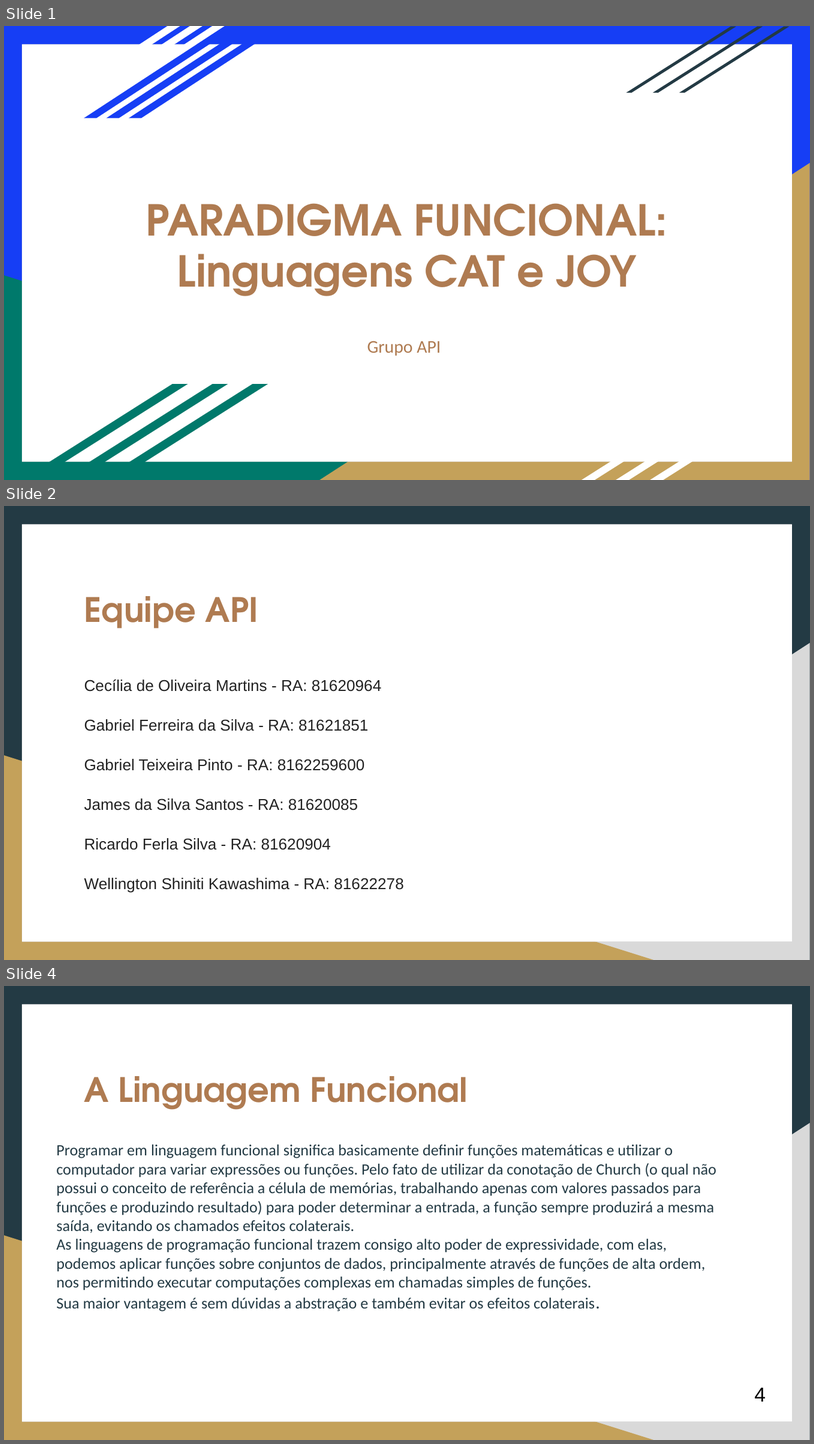
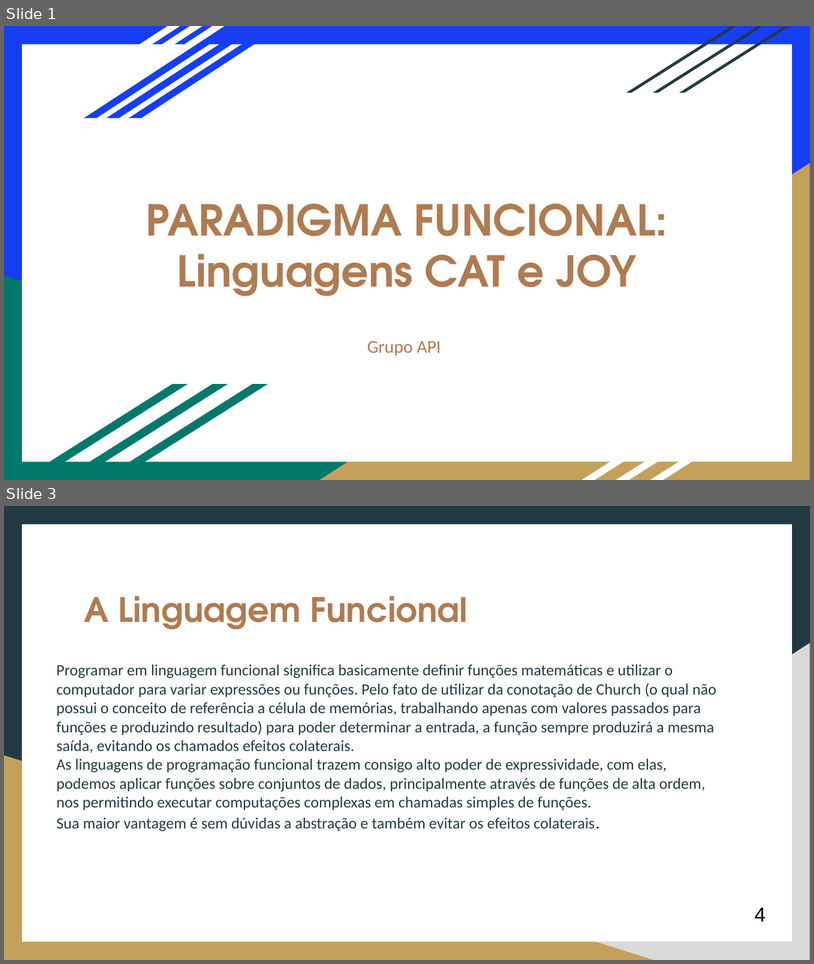
Before and after one commit to wellshiniti/Cat-Joy, a slide deck: PARADIGMA_FUNCIONAL__Linguagens_CAT_e_JOY_2.pptx. Shown one above the other, each under a label of ours: slides 1, 2 and 4 before the commit, slides 1 and 3 after it; the slides between them are not shown. The pictures are 814x1444 and 814x964 pixels, drawn with LibreOffice and Linux fonts; fonts in the diff are those of the drawing. Boxes give left, top, right and bottom in pixels: in the first picture for what was removed or moved away, otherwise in the second. Text is boxed around its words. In the diff, an @@ line names an element or a change of style, - is before the commit and + after.

```diff
--- a/PARADIGMA_FUNCIONAL__Linguagens_CAT_e_JOY_2.pptx
+++ b/PARADIGMA_FUNCIONAL__Linguagens_CAT_e_JOY_2.pptx
@@ slide 2 removed at [4,506,810,960], background #233A44; not listed: 3 template elements that a slide beside it also shows @@
@@ text removed at [84,596,258,628] @@
-Equipe API
@@ text removed at [84,679,404,892] @@
-Cecília de Oliveira Martins - RA: 81620964
-Gabriel Ferreira da Silva - RA: 81621851
-Gabriel Teixeira Pinto - RA: 8162259600
-James da Silva Santos - RA: 81620085
-Ricardo Ferla Silva - RA: 81620904
-Wellington Shiniti Kawashima - RA: 81622278
@@ what was slide 4 is now slide 3 @@
```
Also in this commit, not shown: 3 slides changed, 1 other file.
